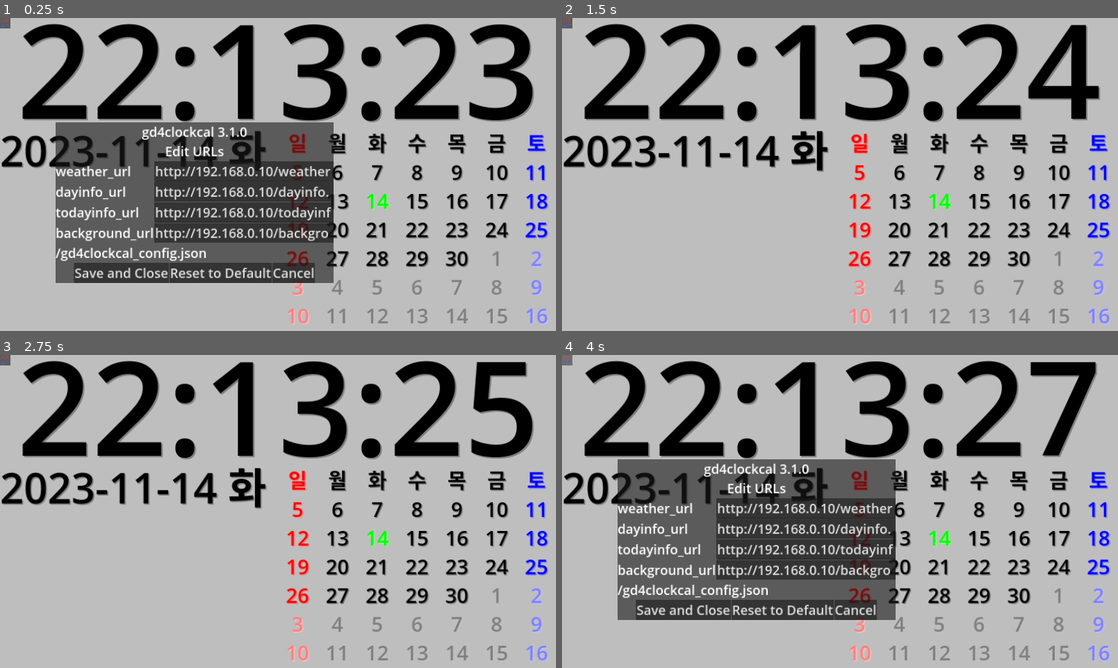
Above: before the commit, frames 1-4 (two rows, left to right).
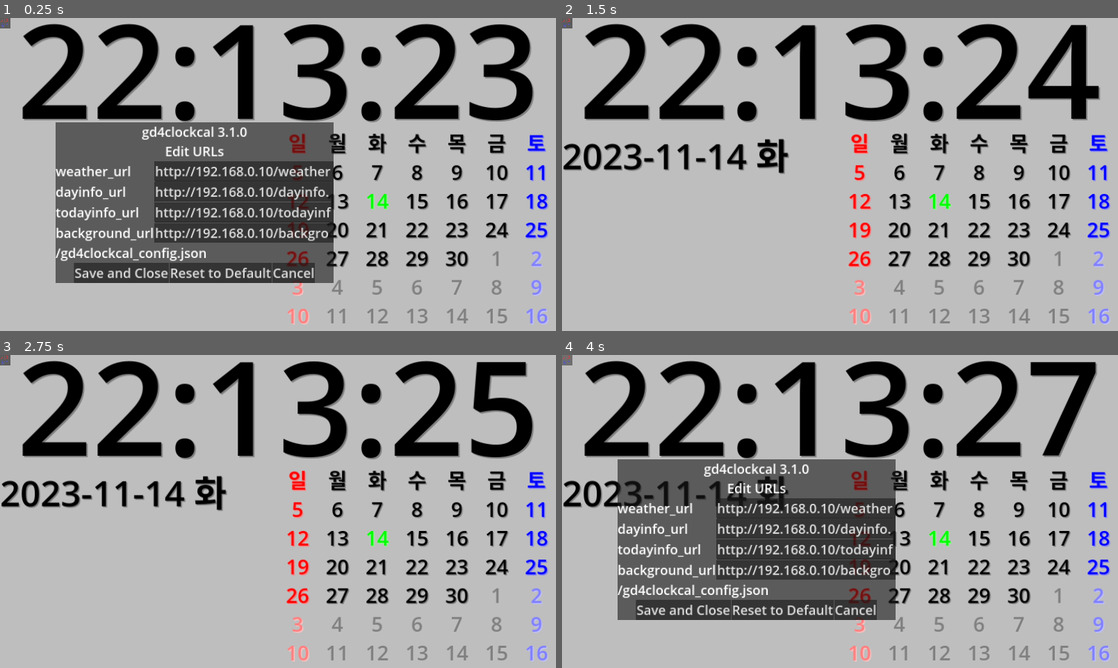
Above: after the commit, the same moments.

Repository: kasworld/gd4clockcal
Game: Godot game, scene res://main.tscn
The game is run twice, just before and just after one commit, with the same random seed, the same clock (stepped at 60 frames per second) and the same inputs.
Inputs (mouse positions are in pixels of both pictures, inside the frame that each line leads up to):
- Up to frame 1 (0.25 s): no input
- Up to frame 2 (1.5 s): tap Enter at 0.5 s; click "Cancel" at 1.25 s
- Up to frame 3 (2.75 s): no input
- Up to frame 4 (4 s): tap Space at 2.75 s; click (567, 361) at 3.5 s

The runs differ from the first frame. In frame 1, 1.8% of the frame differs, in the area x 0-48%, y 36-49%; in frame 2, 3.0%, in the area x 0-48%, y 36-50%; in frame 3, 3.0%; in frame 4, 2.5%.
Error in both runs: Attempt to call function 'store_line' in base 'null instance' on a null instance. (res://config.gd:29)

Commit message:
merge date label to infolabel

Diff:
--- a/global.gd
+++ b/global.gd
@@ -14,7 +14,6 @@
 	[Color.BLUE, Color.BLUE.lightened(0.5)],  # saturday
 ]
 var timelabel_color = [Color.BLACK,Color.BLACK.lightened(0.5)]
-var datelabel_color = [Color.BLACK,Color.BLACK.lightened(0.5)]
 var todayColor = Color.GREEN
 
 var infolabel_color = [Color.BLACK,Color.BLACK.lightened(0.5)]
@@ -64,6 +63,12 @@
 	label_settings.shadow_offset = Vector2(offset,offset)
 	return label_settings
 
+func set_label_font_size(lb :Label, font_size :float)->void:
+	lb.label_settings.font_size = font_size
+	var offset = log( font_size) / log(2)
+	offset = clampf(offset, 3, 10)
+	lb.label_settings.shadow_offset = Vector2(offset,offset)
+
 func new_circle_fill(p :Vector2, r :float, co:Color) -> Polygon2D :
 	var rtn = Polygon2D.new()
 	var pv2a : PackedVector2Array = []
--- a/info_label/info_label.gd
+++ b/info_label/info_label.gd
@@ -5,13 +5,13 @@
 	$LabelInfo.size.y = h
 	$LabelInfo.position.x = x
 	$LabelInfo.position.y = y
-	$LabelInfo.label_settings = Global.make_label_setting(h/9, co1, co2)
+	$LabelInfo.label_settings = Global.make_label_setting(h/10, co1, co2)
+	height = h # use to fontsize by line count
+
+var height :float
 
 func invert_font_color()->void:
 	Global.invert_label_color($LabelInfo)
-
-func switch_info_label() :
-	pass
 
 var weather_info :Array[String]
 func weather_success(body):
@@ -37,11 +37,14 @@
 
 func update_info_label( ):
 	var dayinfo = day_info.get_daystringlist()
-	var all = []
+	var all = [make_date_string()]
 	all.append_array(dayinfo)
 	all.append_array(today_info)
 	all.append_array(weather_info)
 	$LabelInfo.text = "\n".join(all)
+	var line2calcfont = clampf(all.size(), 4, 20)
+	var fontsize = height*0.7/line2calcfont
+	Global.set_label_font_size($LabelInfo, fontsize )
 
 # remove empty line
 func split2list(text :String)->Array[String]:
--- a/main.gd
+++ b/main.gd
@@ -19,13 +19,9 @@
 	$Calendar.init(0, 0, vp_size.x/2, vp_size.y*0.65)
 	$Calendar.position = Vector2(vp_size.x/2, vp_size.y*0.35 )
 
-	fi = Global.datelabel_color
-	$DateLabel.init( 0, 0, vp_size.x/2, vp_size.y/7.5, fi[0], fi[1])
-	$DateLabel.position = Vector2(0, vp_size.y*0.35 )
-
 	fi = Global.infolabel_color
-	$InfoLabel.init(0, 0, vp_size.x/2, vp_size.y*0.55, fi[0], fi[1] )
-	$InfoLabel.position = Vector2(0, vp_size.y*0.47 )
+	$InfoLabel.init(0, 0, vp_size.x/2, vp_size.y*0.65, fi[0], fi[1] )
+	$InfoLabel.position = Vector2(0, vp_size.y*0.35 )
 
 func _process(delta: float) -> void:
 	return
@@ -38,7 +34,6 @@
 	$Calendar.position.x = x
 
 	var x2 = (sin(-ms/3)*0.4 +0.25) *vp_size.x
-	$DateLabel.position.x = x2
 	$InfoLabel.position.x = x2
 
 func _notification(what: int) -> void:
--- a/main.tscn
+++ b/main.tscn
@@ -1,11 +1,10 @@
-[gd_scene load_steps=8 format=3 uid="uid://crwqu61bd5osl"]
+[gd_scene load_steps=7 format=3 uid="uid://crwqu61bd5osl"]
 
 [ext_resource type="Script" path="res://main.gd" id="1_wi1q7"]
 [ext_resource type="PackedScene" uid="uid://b0lh1apt682gt" path="res://info_label/info_label.tscn" id="2_d7wlb"]
 [ext_resource type="PackedScene" uid="uid://btysv8q6rp8ku" path="res://panel_option/panel_option.tscn" id="3_5m56c"]
 [ext_resource type="Texture2D" uid="uid://dxe61smpvqaqf" path="res://icon.png" id="3_p67cb"]
 [ext_resource type="PackedScene" uid="uid://b1m11n5rm2gh7" path="res://calendar/calendar.tscn" id="5_1ivmc"]
-[ext_resource type="PackedScene" uid="uid://b50xiuiysska8" path="res://date_label/date_label.tscn" id="6_hvw5p"]
 [ext_resource type="PackedScene" uid="uid://cwmx6m8hhfxdx" path="res://time_label/time_label.tscn" id="7_bkgb5"]
 
 [node name="Main" type="Node2D"]
@@ -27,8 +26,6 @@
 
 [node name="Calendar" parent="." instance=ExtResource("5_1ivmc")]
 
-[node name="DateLabel" parent="." instance=ExtResource("6_hvw5p")]
-
 [node name="InfoLabel" parent="." instance=ExtResource("2_d7wlb")]
 
 [node name="PanelOption" parent="." instance=ExtResource("3_5m56c")]
